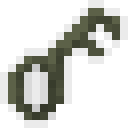
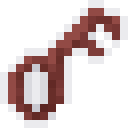
Layered file, before and after one edit (128x128). Changes by layer:
added layer "icon_temple_key" above "icon_cabin_key" over [0, 0, 128, 128]
hid "icon_cabin_key" over [0, 0, 128, 128]
